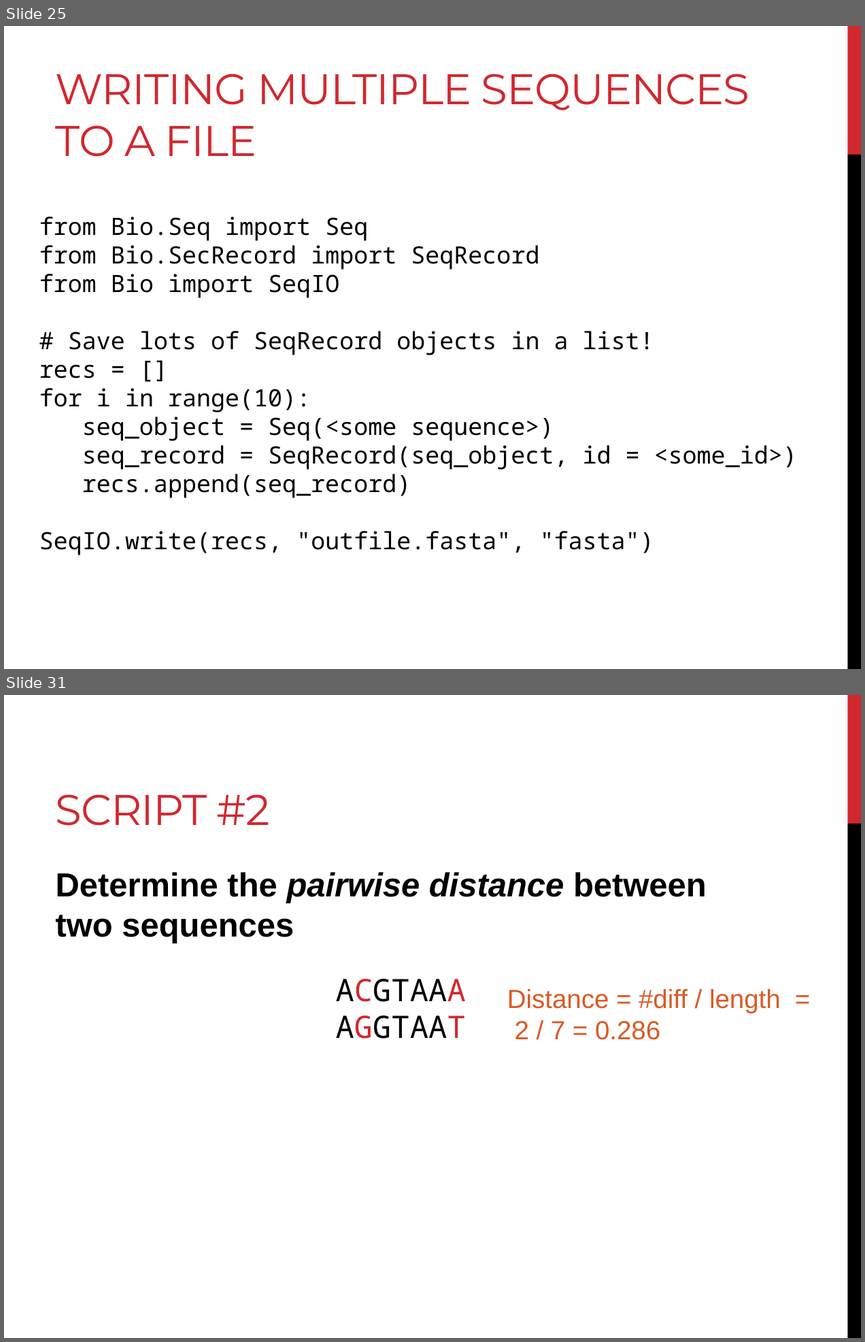
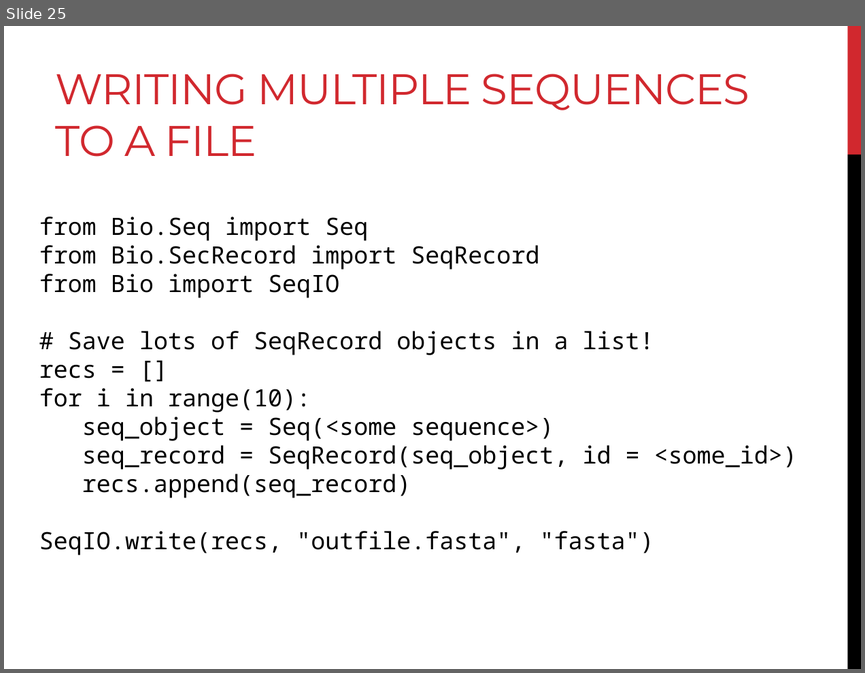
Before and after one commit to BjornFJohansson/ccbb_bigdata2015_python, a slide deck: slides/slides_biopython.pptx. Shown one above the other, each under a label of ours: slides 25 and 31 before the commit, slide 25 after it; the slides between them are not shown. The pictures are 865x1342 and 865x673 pixels, drawn with LibreOffice and Linux fonts; fonts in the diff are those of the drawing. Boxes give left, top, right and bottom in pixels: in the first picture for what was removed or moved away, otherwise in the second. Text is boxed around its words. In the diff, an @@ line names an element or a change of style, - is before the commit and + after.

Commit message:
biopython slides no longer have scripting

```diff
--- a/slides/slides_biopython.pptx
+++ b/slides/slides_biopython.pptx
@@ slide 31 removed at box(4, 695, 861, 1338), background #FFFFFF; not listed: 2 template elements that a slide beside it also shows @@
@@ title removed at box(56, 794, 271, 826) @@
-SCRIPT #2
@@ text removed at box(56, 872, 706, 943) @@
-Determine the pairwise distance between two sequences
@@ text removed at box(336, 979, 466, 1038) @@
-ACGTAAA
-AGGTAAT
@@ text removed at box(507, 989, 781, 1040) @@
-Distance = #diff / length =
-2 / 7 = 0.286
```
Also in this commit, not shown: 8 other slides removed, 1 other file.
